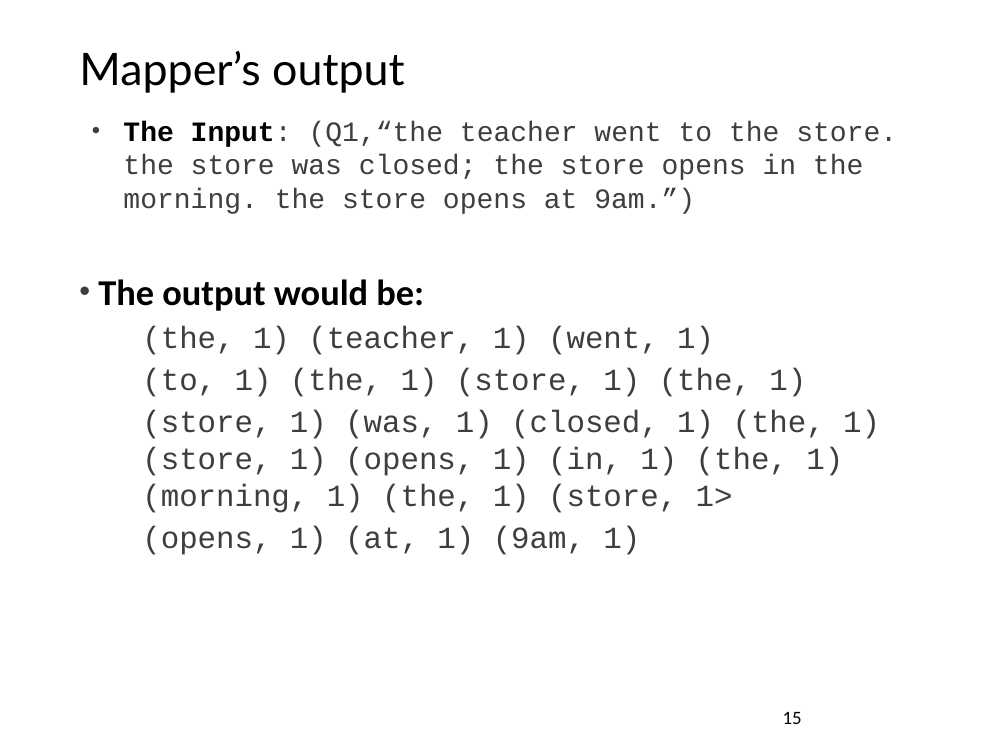
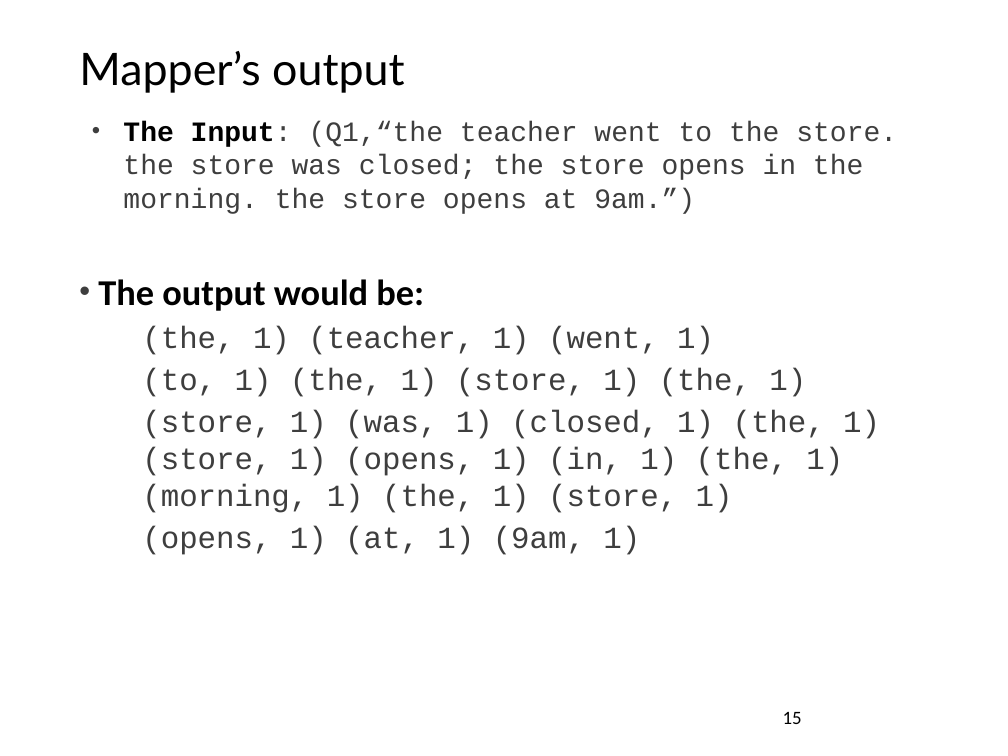
Before and after one commit to mahmoudparsian/big-data-modeling, a slide deck: slide 15 of slides/mapreduce/mapreduce_by_Mahmoud_Parsian/07_filters_in_mapreduce.pptx. Drawn at 1008x756 pixels with LibreOffice and Linux fonts; fonts in the diff are those of the drawing; background and template pictures are left out. Boxes give left, top, right and bottom in pixels: in the first picture for what was removed or moved away, otherwise in the second. Text is boxed around its words. In the diff, an @@ line names an element or a change of style, - is before the commit and + after.

```diff
--- a/slides/mapreduce/mapreduce_by_Mahmoud_Parsian/07_filters_in_mapreduce.pptx
+++ b/slides/mapreduce/mapreduce_by_Mahmoud_Parsian/07_filters_in_mapreduce.pptx
@@ text at <box>142,410,880,513</box>: text changed @@
-  (store, 1) (was, 1) (closed, 1) (the, 1) (store, 1) (opens, 1) (in, 1) (the, 1) (morning, 1) (the, 1) (store, 1>
+  (store, 1) (was, 1) (closed, 1) (the, 1) (store, 1) (opens, 1) (in, 1) (the, 1) (morning, 1) (the, 1) (store, 1)
```
Also in this commit, not shown: 12 other slides changed, 11 other files.
